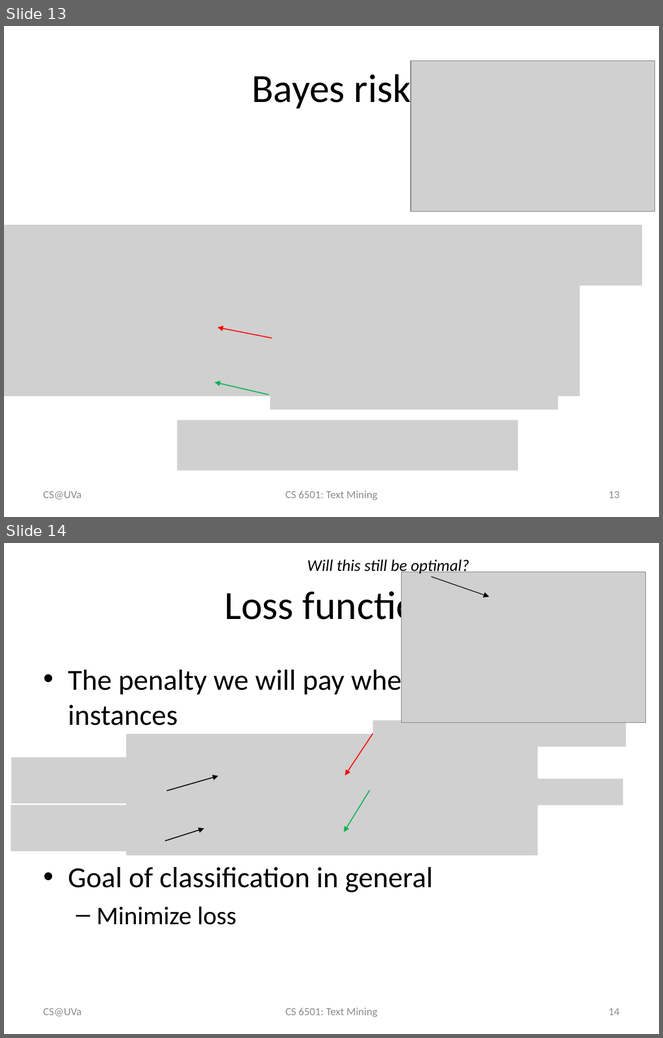
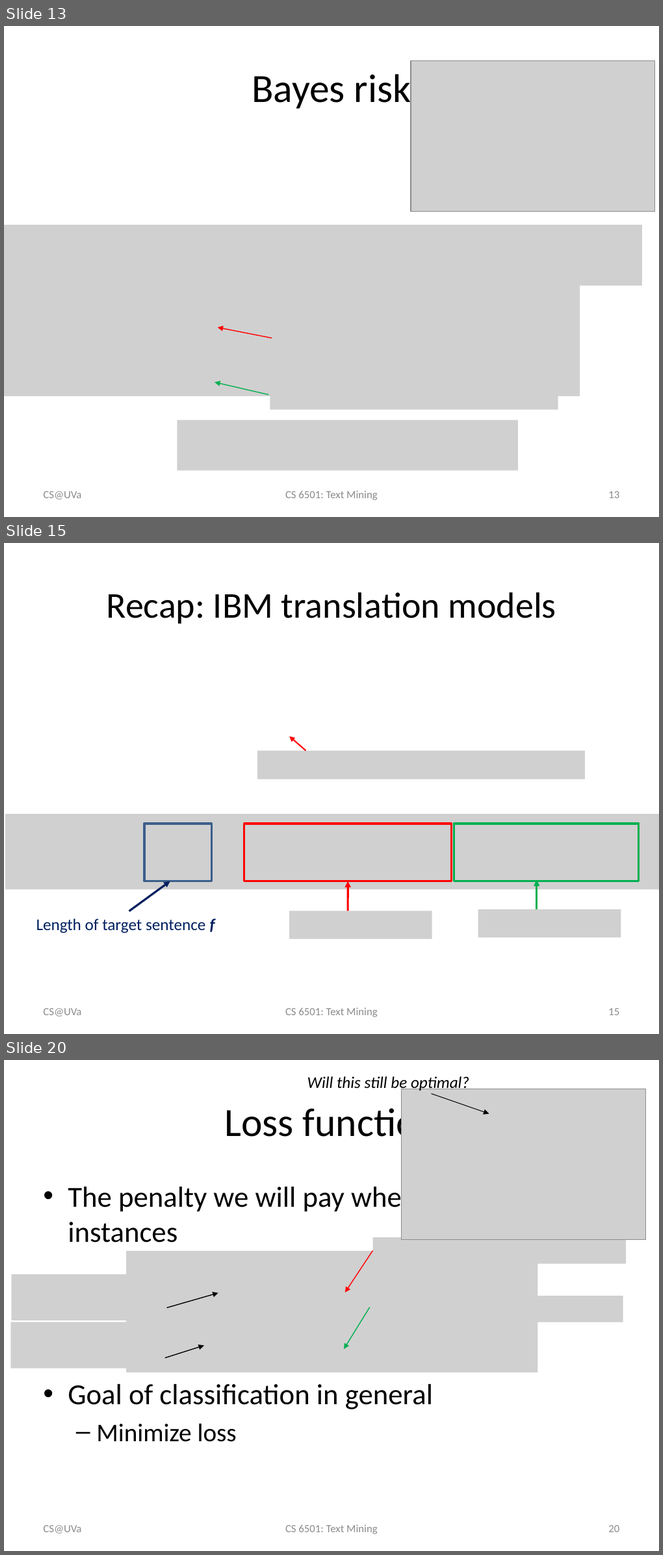
Before and after one commit to wang296/CS6501-Text-Mining, a slide deck: docs/TextCategorization.pptx. Shown one above the other, each under a label of ours: slides 13 and 14 before the commit, slides 13, 15 and 20 after it; the slides between them are not shown. The pictures are 663x1038 and 663x1555 pixels, drawn with LibreOffice and Linux fonts; fonts in the diff are those of the drawing; grey boxes stand for pictures. Boxes give left, top, right and bottom in pixels: in the first picture for what was removed or moved away, otherwise in the second. Text is boxed around its words. In the diff, an @@ line names an element or a change of style, - is before the commit and + after.

Commit message:
text categorization slides

```diff
--- a/docs/TextCategorization.pptx
+++ b/docs/TextCategorization.pptx
@@ slide 15 added at box(4, 543, 659, 1034), background #FFFFFF @@
@@ title added at box(107, 592, 556, 624), 40 pt, text #000000 @@
+Recap: IBM translation models
@@ arrow added from (306, 751) to (289, 736), #FF0000 1.5 pt @@
@@ picture added at box(258, 751, 585, 780) @@
@@ picture added at box(5, 814, 659, 889) @@
@@ rectangle added at box(144, 824, 211, 882), outline #3A5F8C 2.25 pt @@
@@ rectangle added at box(244, 824, 452, 882), outline #FF0000 2.25 pt @@
@@ rectangle added at box(454, 824, 639, 882), outline #00B050 2.25 pt @@
@@ arrow added from (129, 911) to (170, 882), #002060 2.25 pt @@
@@ arrow added from (348, 911) to (348, 882), #FF0000 2.25 pt @@
@@ arrow added from (537, 910) to (537, 880), #00B050 2.25 pt @@
@@ picture added at box(289, 911, 432, 939) @@
@@ picture added at box(478, 910, 622, 938) @@
@@ text added at box(36, 919, 215, 934), 18 pt, text #002060 @@
+Length of target sentence f
@@ text added at box(43, 1008, 81, 1017), 12 pt, text #8C8C8C @@
+CS@UVa
@@ text added at box(285, 1008, 378, 1017), 12 pt, text #8C8C8C @@
+CS 6501: Text Mining
@@ page number added at box(608, 1008, 620, 1016), 12 pt, text #8C8C8C @@
+15
@@ what was slide 14 is now slide 20 @@
@@ page number at box(608, 1525, 620, 1533): text changed @@
-14
+20
```
Also in this commit, not shown: 5 slides changed, 5 other slides added, 1 slide removed, 1 other file.
